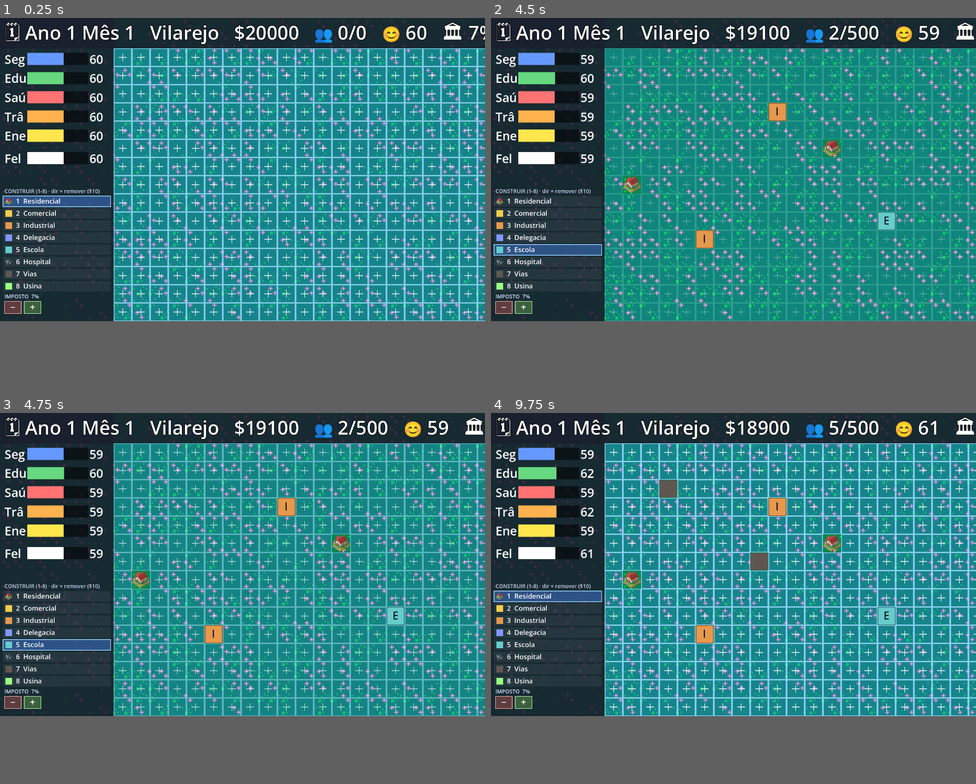
Above: before the commit, frames 1-4 (two rows, left to right).
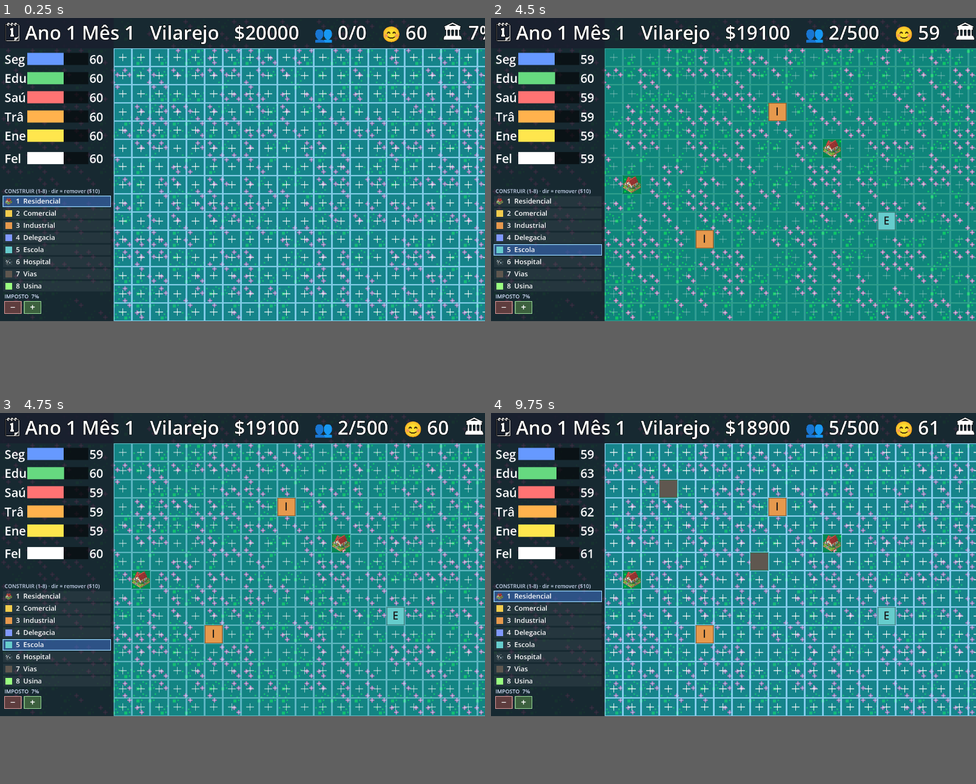
Above: after the commit, the same moments.

Repository: andrewsmedina/yourcity
Game: Godot game, scene res://scenes/main.tscn
The game is run twice, just before and just after one commit, with the same random seed, the same clock (stepped at 60 frames per second) and the same inputs.
Inputs (mouse positions are in pixels of both pictures, inside the frame that each line leads up to):
- Up to frame 1 (0.25 s): no input
- Up to frame 2 (4.5 s): tap Enter at 0.5 s; move the mouse to (840, 155) at 0.52 s; tap 1 at 0.6 s; click (840, 155) at 0.67 s; tap Space at 0.77, 1.25, 3.77 s; drag from (636, 184) to (709, 229) at 1.27 s; move the mouse to (782, 103) at 2.02 s; tap 3 at 2.1 s; click (782, 103) at 2.17 s; drag from (709, 229) to (588, 125) at 2.77 s; move the mouse to (879, 214) at 3.52 s; tap 5 at 3.6 s; click (879, 214) at 3.67 s; drag from (588, 125) to (660, 92) at 4.27 s
- Up to frame 3 (4.75 s): no input
- Up to frame 4 (9.75 s): move the mouse to (757, 565) at 5.02 s; tap 7 at 5.1 s; click (757, 565) at 5.17 s; drag from (660, 487) to (636, 579) at 5.77 s; move the mouse to (840, 550) at 6.52 s; tap Enter at 6.6 s; click (840, 550) at 6.67 s; tap Space at 6.77 s; drag from (636, 579) to (709, 624) at 7.27 s; move the mouse to (782, 498) at 8.02 s; tap T at 8.1 s; click (782, 498) at 8.17 s; drag from (709, 624) to (588, 520) at 8.77 s; move the mouse to (879, 609) at 9.52 s; tap 1 at 9.6 s; click (879, 609) at 9.67 s

Frames 1-2 are identical in both runs. In frame 3, less than 0.1% of the frame differs, in the area x 18-93%, y 1-40%; in frame 4, less than 0.1%.

Commit message:
Loosen people-service coverage (police 1750, school 1500, hospital 2500)
Co-Authored-By: Claude Opus 4.8 (1M context) <noreply@anthropic.com>

Diff:
--- a/scripts/sim/city_sim.gd
+++ b/scripts/sim/city_sim.gd
@@ -128,9 +128,9 @@
 const SERVICE_BOOST := 0.5             # indicator supply per matching service
 # Residents that one people-service covers (demand per resident = BOOST / this).
 const RESIDENTS_PER_SERVICE := {
-	Indicator.SECURITY: 500.0,
-	Indicator.EDUCATION: 300.0,
-	Indicator.HEALTH: 1000.0,
+	Indicator.SECURITY: 1750.0,
+	Indicator.EDUCATION: 1500.0,
+	Indicator.HEALTH: 2500.0,
 }
 const DEMAND_PER_BUILDING := 0.03      # traffic demand per built lot (~1 Vias / 16)
 const ENERGY_DEMAND_PER_BUILDING := 0.01  # energy demand per built lot (~1 Usina / 50)
